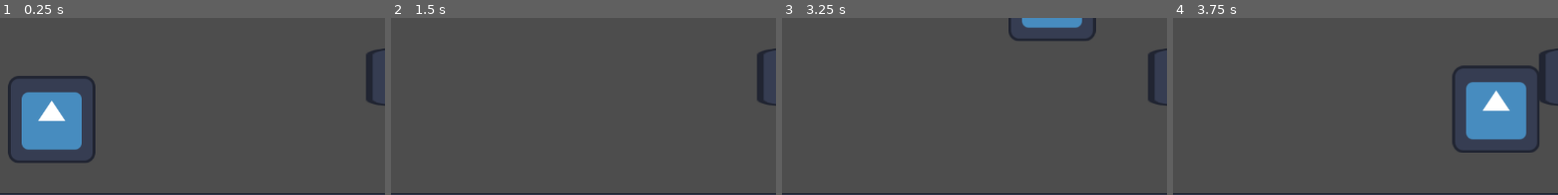
Above: before the commit, frames 1-4 (left to right).
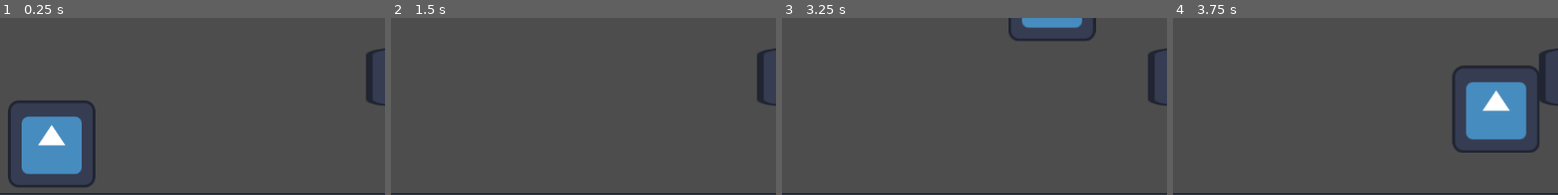
Above: after the commit, the same moments.

Repository: The-E21/TempleExploreDurhack24
Game: Godot game, scene res://Scenes/temple_scene.tscn
Two runs of this game, one before a commit and one after it. Both use one fixed random seed, a clock stepped at 60 frames per second and the inputs below. The engine's default icon, where the game draws it, is replaced by a stand-in: a white triangle on a blue panel in a dark square.
Inputs:
- Up to frame 1 (0.25 s): no input
- Up to frame 2 (1.5 s): hold Space (jump) 0.53-1.28 s; hold Right (ui_right) from 0.53 s (still down); tap Space (jump) at 1.35 s
- Up to frame 3 (3.25 s): tap Space (jump) at 1.52, 1.82, 2.85, 3.02 s; release Right (ui_right) at 2.03 s; hold Left (ui_left) 2.03-2.78 s; hold Space (jump) 2.03-2.78 s; hold Right (ui_right) from 2.78 s (still down)
- Up to frame 4 (3.75 s): keep holding Right (ui_right); tap Space (jump) at 3.32 s; hold Space (jump) from 3.53 s (still down)
The pictures show only the part of the screen within x 24-74%, y 36-86%; the shares and areas given below are measured in that part.

The runs differ from the first frame. In frame 1, 6.5% of the frame differs, in the area x 2-25%, y 32-96%; in frame 2, nothing differs; in frame 3, less than 0.1%; in frame 4, nothing differs.

Commit message:
Jump buffer timer default to -1

Diff:
--- a/Scripts/playerscript.gd
+++ b/Scripts/playerscript.gd
@@ -19,7 +19,7 @@
 var jumpTimer : float
 @export var coyoteTime : float
 @export var jumpBufferTime : float
-var jumpBufferTimer : float
+var jumpBufferTimer : float = -1
 
 func _input(event):
 	if event.is_action_pressed("jump"):
